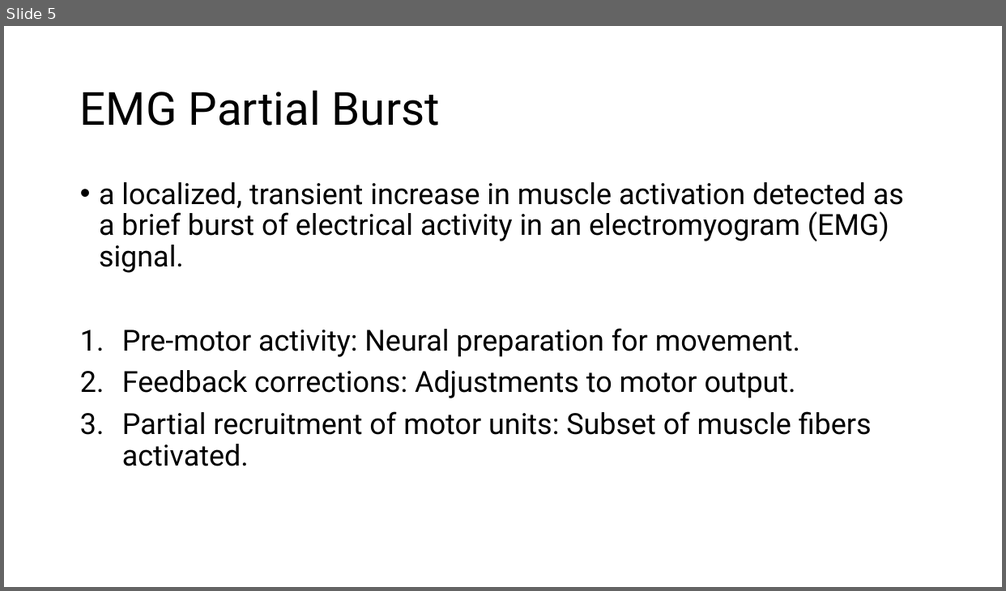
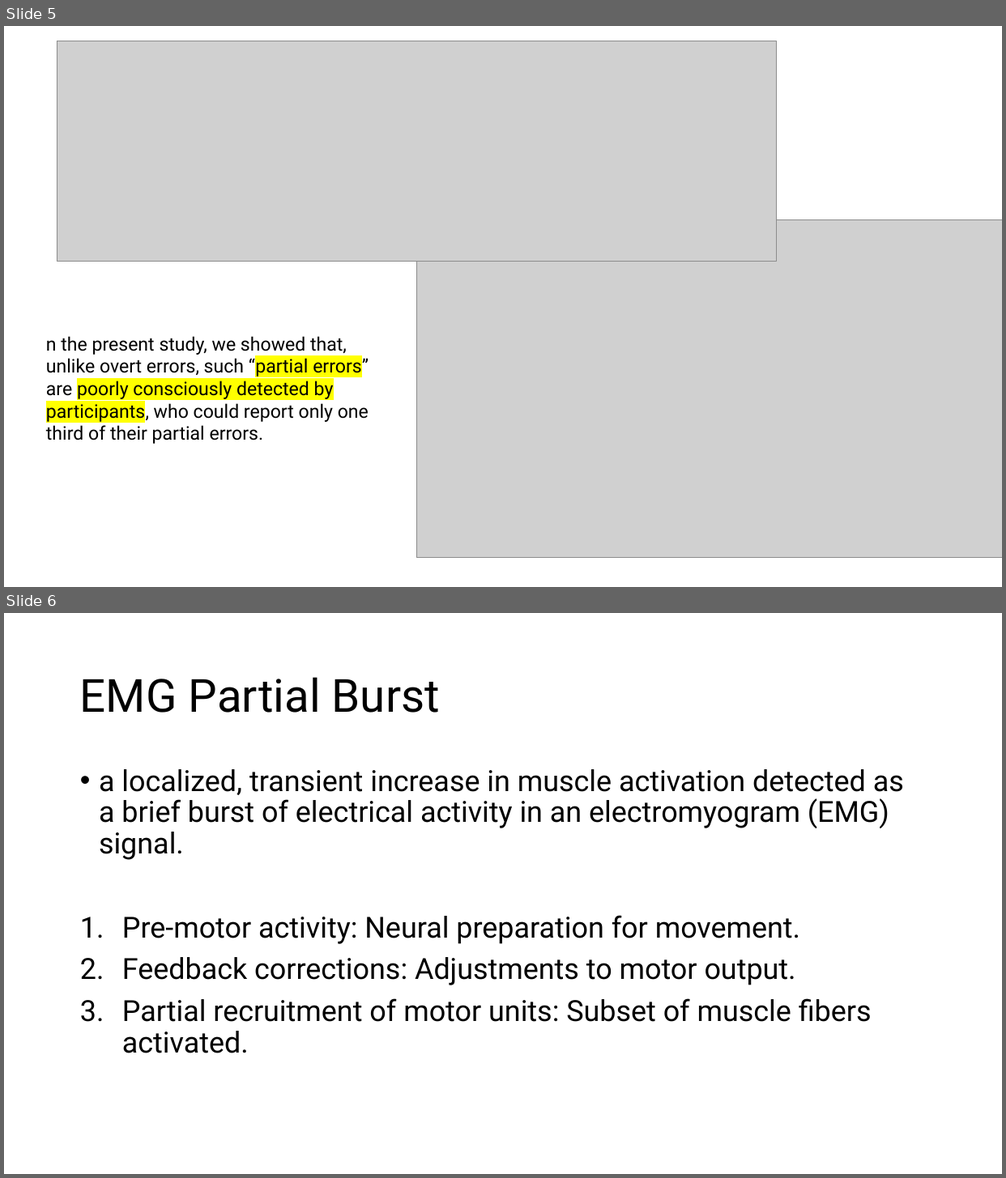
Before and after one commit to QWERTY-Liang/Anlysis_FDI_BCP, a slide deck: aaa_Slides/newpolit/behaviour for new polit.pptx. Shown one above the other, each under a label of ours: slide 5 before the commit, slides 5 and 6 after it. The pictures are 1006x591 and 1006x1178 pixels, drawn with LibreOffice and Linux fonts; fonts in the diff are those of the drawing; grey boxes stand for pictures. Boxes give left, top, right and bottom in pixels: in the first picture for what was removed or moved away, otherwise in the second. Text is boxed around its words. In the diff, an @@ line names an element or a change of style, - is before the commit and + after.

```diff
--- a/aaa_Slides/newpolit/behaviour for new polit.pptx
+++ b/aaa_Slides/newpolit/behaviour for new polit.pptx
@@ slide 5 added at [4,26,1002,587], background #FFFFFF @@
@@ picture added at [57,41,777,261] @@
@@ picture added at [416,220,1002,557] @@
@@ text added at [46,336,368,444], 18 pt, text #000000 @@
+n the present study, we showed that, unlike overt errors, such “partial errors” are poorly consciously detected by participants, who could report only one third of their partial errors.
@@ what was slide 5 is now slide 6 @@
```
Also in this commit, not shown: 1 slide changed.
